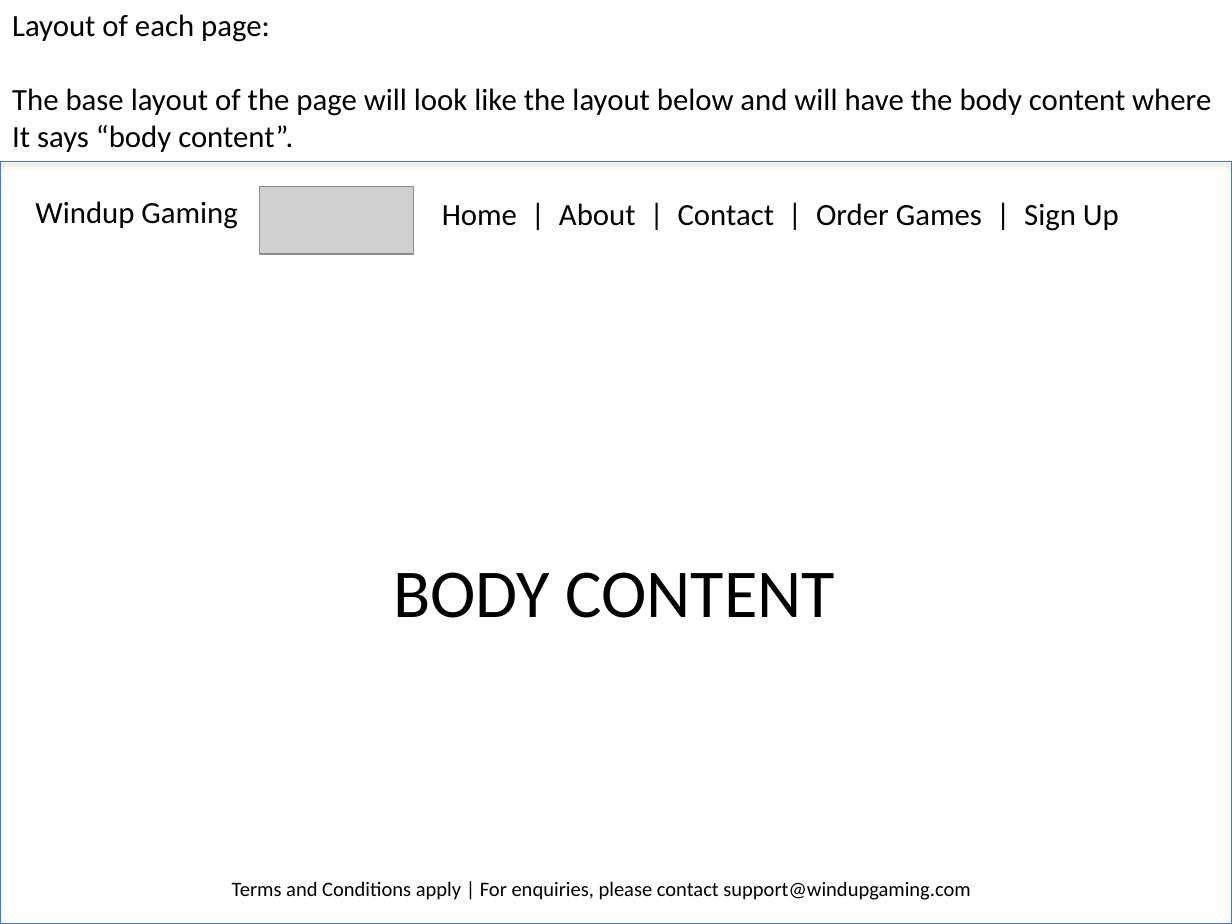
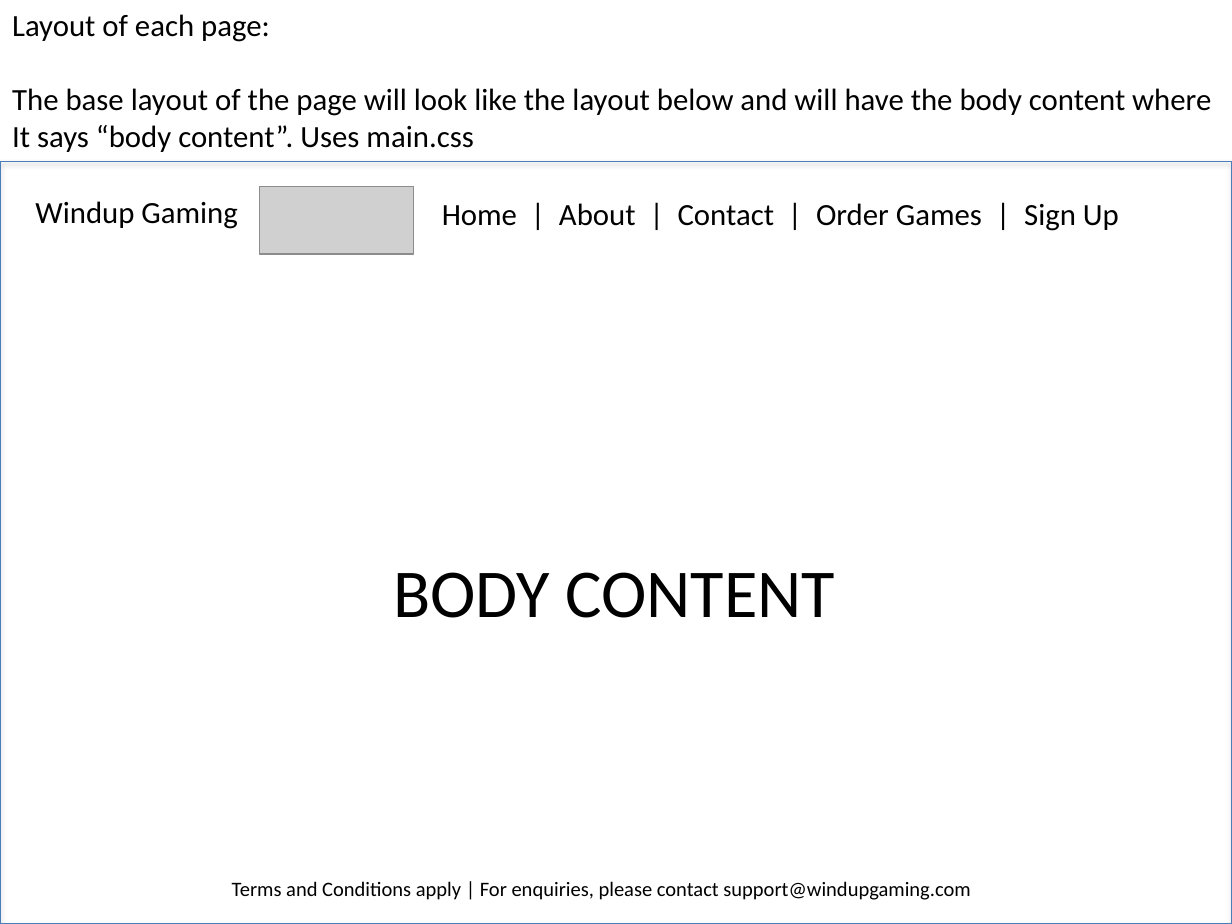
Before and after one commit to Alex139602/html_assessment, a slide deck: slide 2 of assessment_presentation.pptx. Drawn at 1232x924 pixels with LibreOffice and Linux fonts; fonts in the diff are those of the drawing; grey boxes stand for pictures. Boxes give left, top, right and bottom in pixels: in the first picture for what was removed or moved away, otherwise in the second. Text is boxed around its words. In the diff, an @@ line names an element or a change of style, - is before the commit and + after.

```diff
--- a/assessment_presentation.pptx
+++ b/assessment_presentation.pptx
@@ text at (12, 125, 473, 152): text changed @@
-It says “body content”.
+It says “body content”. Uses main.css
```
Also in this commit, not shown: 8 other slides changed, 6 slides added, 4 other files.
